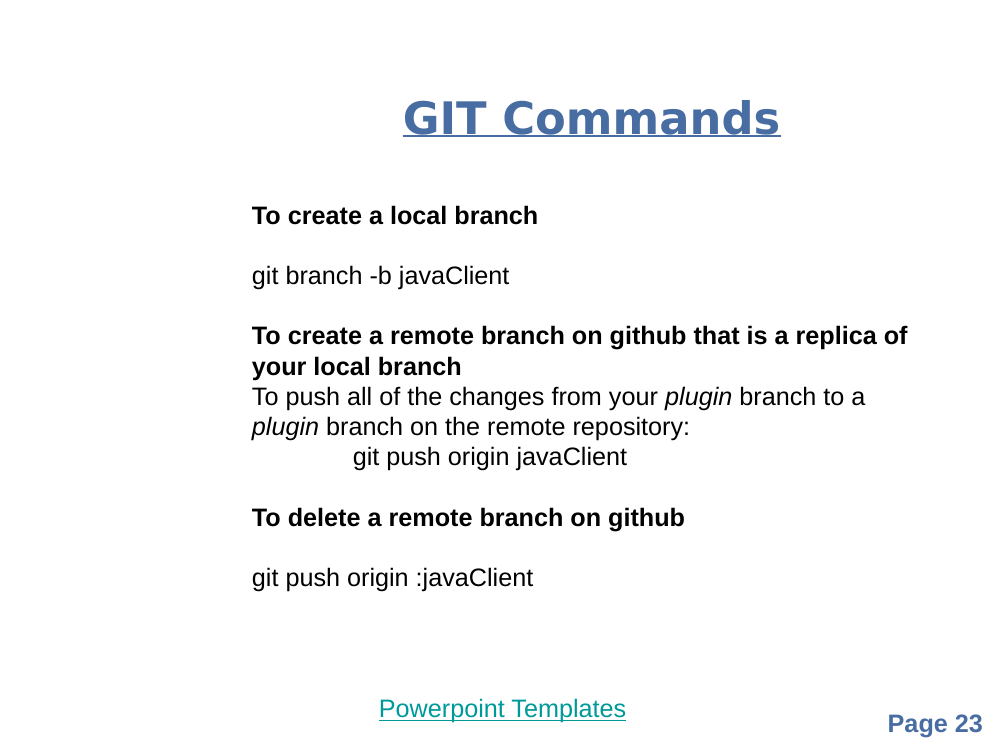
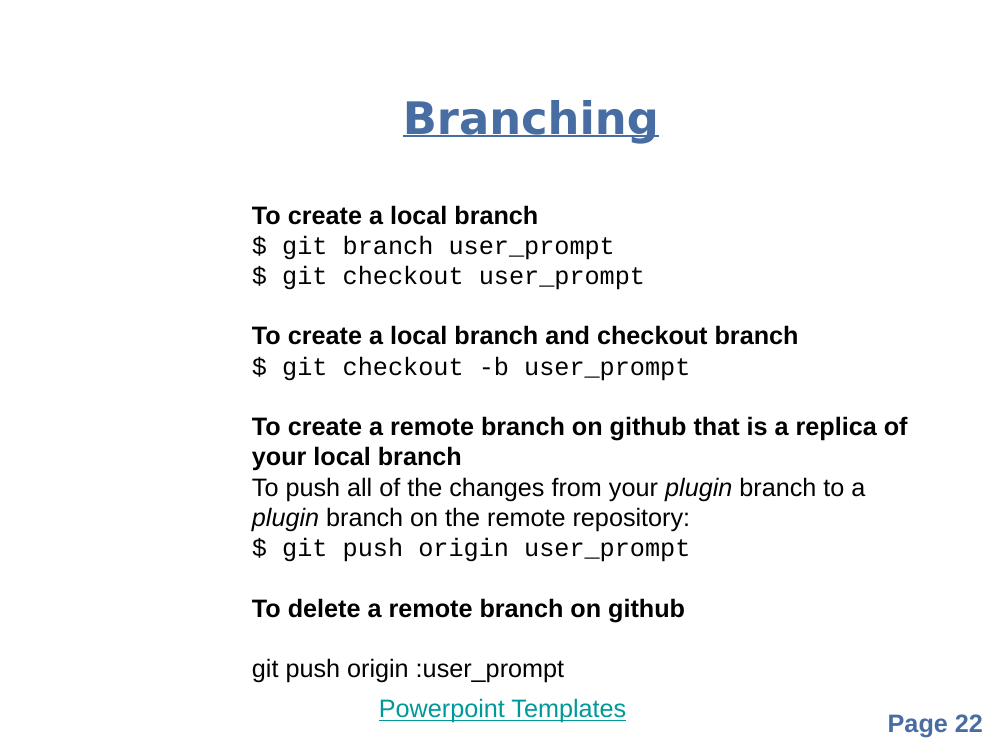
Before and after one commit to balarkrishnan/organizational, a slide deck: slide 22 of GitHub.pptx (slide 23 before the commit). Drawn at 1008x756 pixels with LibreOffice and Linux fonts; fonts in the diff are those of the drawing; background and template pictures are left out. Boxes give left, top, right and bottom in pixels: in the first picture for what was removed or moved away, otherwise in the second. Text is boxed around its words. In the diff, an @@ line names an element or a change of style, - is before the commit and + after.

Commit message:
Removed a slide

```diff
--- a/GitHub.pptx
+++ b/GitHub.pptx
@@ text at (x1=403, y1=100, x2=659, y2=143): text changed @@
-GIT Commands
+Branching
@@ text at (x1=252, y1=235, x2=799, y2=381): text changed; font Arial to Courier New @@
-git branch -b javaClient
+$ git branch user_prompt
+$ git checkout user_prompt
+To create a local branch and checkout branch
+$ git checkout -b user_prompt
@@ text at (x1=282, y1=538, x2=690, y2=562): text changed; font Arial to Courier New @@
-git push origin javaClient
+$ git push origin user_prompt
@@ text at (x1=252, y1=658, x2=564, y2=683): text changed @@
-git push origin :javaClient
+git push origin :user_prompt
@@ page number at (x1=888, y1=714, x2=983, y2=738): text changed @@
-Page 23
+Page 22
```
Also in this commit, not shown: 3 other slides changed, 1 slide removed.
